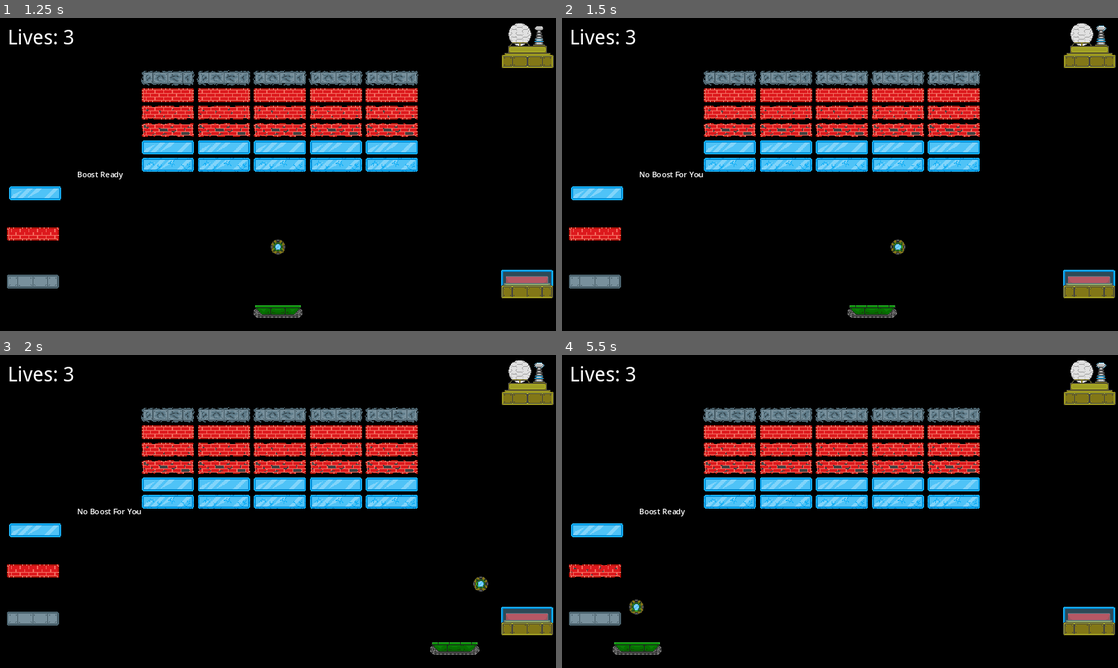
Above: before the commit, frames 1-4 (two rows, left to right).
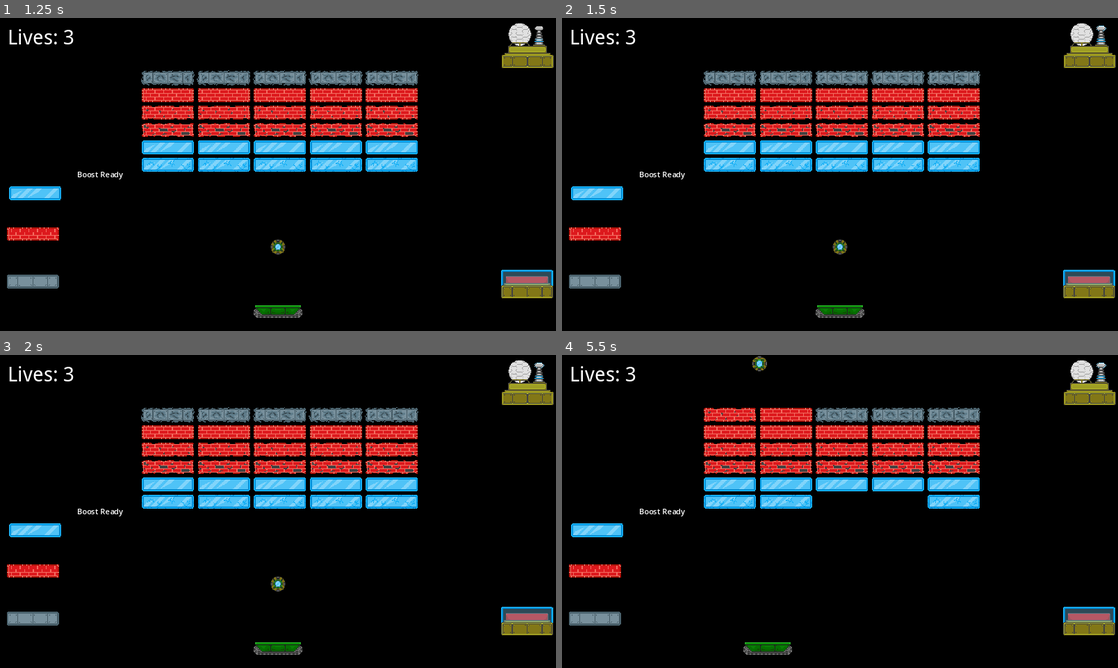
Above: after the commit, the same moments.

Repository: SpiceTower/PirateGameJam16
Game: Godot game, scene res://Scenes/main_menu.tscn
Two runs of this game, one before a commit and one after it. Both use one fixed random seed, a clock stepped at 60 frames per second and the inputs below.
Inputs:
- Up to frame 1 (1.25 s): click "Start Game" at 0.5 s
- Up to frame 2 (1.5 s): tap Enter at 1.25 s; hold Right (Right) from 1.28 s (still down); hold Space (Start) from 1.28 s (still down)
- Up to frame 3 (2 s): keep holding Right (Right); keep holding Space (Start)
- Up to frame 4 (5.5 s): release Right (Right) at 2.03 s; release Space (Start) at 2.03 s; hold S (Down) 2.03-2.78 s; tap Space (Start) at 2.1, 3.6, 5.1 s; hold Right (Right) 2.78-3.53 s; hold Space (Start) 2.78-3.53 s; hold Up (Up) 3.53-4.28 s; hold Space (Start) 4.28-5.03 s; hold Left (Left) from 4.28 s (still down)

Frame 1 is identical in both runs. In frame 2, 0.9% of the frame differs, in the area x 14-62%, y 49-96%; in frame 3, 1.0%; in frame 4, 2.6%, in the area x 1-66%, y 0-96%.

Commit message:
Music for level 1 added
Changed tolerance for the horizontal difference between the ball and the paddle (needs testing for paddle speed and winnability)

Set minimum velocity for the ball

Player locked out of control for music intro, ball starts in random direction after intro

Diff:
--- /dev/null
+++ b/Scenes/level_music.gd
@@ -0,0 +1,15 @@
+extends AudioStreamPlayer
+
+func _on_b_411_life_start():
+	stop()
+	play()
+
+
+
+# Called when the node enters the scene tree for the first time.
+#func _ready():
+
+
+# Called every frame. 'delta' is the elapsed time since the previous frame.
+#func _process(delta: float) -> void:
+#	pass
--- /dev/null
+++ b/Scenes/lv_1_music_player.gd
@@ -0,0 +1,11 @@
+extends AudioStreamPlayer2D
+
+
+# Called when the node enters the scene tree for the first time.
+func _ready() -> void:
+	pass # Replace with function body.
+
+
+# Called every frame. 'delta' is the elapsed time since the previous frame.
+func _process(delta: float) -> void:
+	pass
--- a/Scenes/main.tscn
+++ b/Scenes/main.tscn
@@ -12,6 +12,8 @@
 [ext_resource type="PackedScene" uid="uid://cvm3xjlg1v6la" path="res://Scenes/button_brick.tscn" id="9_wnrq1"]
 [ext_resource type="PackedScene" uid="uid://bk3jfvb1lrasx" path="res://Scenes/glass_brick.tscn" id="11_t758k"]
 [ext_resource type="PackedScene" uid="uid://bav7cqu6xjtn0" path="res://Scenes/Military_Brick.tscn" id="12_q3del"]
+[ext_resource type="AudioStream" uid="uid://c3o80jq7s3x4q" path="res://Sound/Level 1 (pre-final draft).mp3" id="13_ujqt5"]
+[ext_resource type="Script" path="res://Scenes/level_music.gd" id="14_p5f26"]
 
 [node name="Main" type="Node"]
 
@@ -72,3 +74,11 @@
 
 [node name="Military Brick" parent="." instance=ExtResource("12_q3del")]
 position = Vector2(517, -234)
+
+[node name="LevelMusic" type="AudioStreamPlayer" parent="."]
+stream = ExtResource("13_ujqt5")
+volume_db = -12.0
+parameters/looping = true
+script = ExtResource("14_p5f26")
+
+[connection signal="life_start" from="B411" to="LevelMusic" method="_on_b_411_life_start"]
--- a/Scripts/B411.gd
+++ b/Scripts/B411.gd
@@ -2,9 +2,11 @@
 
 class_name Ball
 
+signal life_start #resets music
 signal life_lost #connected to the death_zone node
 
-const VELOCITY_LIMIT = 40 #The upper bound for speed for the ball
+const VELOCITY_MIN = 10 #The lower bound for the speed of the ball
+const VELOCITY_MAX = 40 #The upper bound for speed of the ball
 
 @export var ball_speed = 20
 @export var lives = 3
@@ -16,6 +18,7 @@
 var last_collider_id
 var start_postion: Vector2
 var boost_ready : bool = true
+var player_control : bool = false
 
 @onready var collision_shape_2d = $CollisionShape2D
 @onready var animated_sprite_2d = $AnimatedSprite2D
@@ -26,6 +29,7 @@
 	start_postion = position
 	death_zone.life_lost.connect(on_life_lost)
 	animated_sprite_2d.play("default")
+	reset_ball()
 
 func _physics_process(delta: float) -> void: #manages all movement of the ball, currently can only be connected to a single kind of brick (BrickBrick)
 	ui.set_boost(boost_ready)
@@ -45,37 +49,48 @@
 
 #attempting to add player input to effect the ball
 func _input(event):
+	if player_control == false:
+		return
 	if Input.is_action_just_pressed("Up") and boost_ready == true:
 		boost_ready = false
 		$Timer.start()
 		animated_sprite_2d.play("Up")
 		velocity = velocity + (Vector2(0,-1) * boost)
+		min_velocity_check()
 	elif Input.is_action_just_pressed("Down") and boost_ready == true:
 		boost_ready = false
 		$Timer.start()
 		animated_sprite_2d.play("Down")
 		velocity = velocity + (Vector2(0,1) * boost)
+		min_velocity_check()
 	elif Input.is_action_just_pressed("Right") and boost_ready == true:
 		boost_ready = false
 		$Timer.start()
 		animated_sprite_2d.play("Right")
 		velocity = velocity + (Vector2(1,0) * boost)
+		min_velocity_check()
 	elif Input.is_action_just_pressed("Left") and boost_ready == true:
 		boost_ready = false
 		$Timer.start()
 		animated_sprite_2d.play("Left")
 		velocity = velocity + (Vector2(-1,0) * boost)
+		min_velocity_check()
 	else:
 		animated_sprite_2d.play("default")
 		return
 
+#requires ball to move at a minimum velocity
+func min_velocity_check():
+	if velocity.length() < VELOCITY_MIN:
+		velocity = velocity.normalized() * VELOCITY_MIN
+	print(velocity.length())
 
 # randomized the starting direction of the ball. Not sure if this is how we want to start levels but is a simple default
-func start_ball():
-	position = start_postion
-	randomize()
+#func start_ball():
+	#position = start_postion
+	#randomize()
 
-	velocity = Vector2(randf_range(-1, 1), randf_range(-.1, -1)).normalized() * ball_speed
+	#velocity = Vector2(randf_range(-1, 1), randf_range(-.1, -1)).normalized() * ball_speed
 
 func on_life_lost():
 	lives -= 1
@@ -83,13 +98,20 @@
 		ui.game_over()
 	else:
 		life_lost.emit()
+		ui.set_lives(lives)
 		reset_ball()
-		ui.set_lives(lives)
 
-#after the ball is lost, this is will reset the ball to the spawn position. If we change the default we will need to consider this too
+#ran at level start and after death. resets ball position, resets music,
+#shoots ball in random direction
 func reset_ball():
+	player_control = false
 	position = start_postion
 	velocity = Vector2.ZERO
+	life_start.emit()
+	await get_tree().create_timer(2.0).timeout
+	velocity = Vector2(randf_range(-1, 1), randf_range(-.1, -1)).normalized() * ball_speed
+	player_control = true
+
 
 # This obnoxious bit of code is to create variation in the ball bounces. It speeds up the ball when it hits bricks/paddle and makes the bounce direction
 #- contingent on where the ball hits the paddle or brick. Good to have, stupid to look at.
@@ -123,8 +145,8 @@
 
 	var speed_multiplier = speed_up_factor if collider is Paddle else 1
 
-	velocity = (new_velocity * speed_multiplier).limit_length(VELOCITY_LIMIT)
-
+	velocity = (new_velocity * speed_multiplier).limit_length(VELOCITY_MAX)
+	min_velocity_check()
 
 func _on_timer_timeout():
 	boost_ready = true # Replace with function body.
--- a/Scripts/paddle.gd
+++ b/Scripts/paddle.gd
@@ -4,10 +4,10 @@
 
 var direction = Vector2.ZERO
 var camera_rect: Rect2
-var half_paddle_width: float
+var ball_paddle_diff_tolerance: float
 var is_ball_started = false
 
-@export var speed = 1000
+@export var speed = 900
 @export var camera: Camera2D
 
 @onready var ball = $"../B411" as Ball
@@ -18,9 +18,9 @@
 
 
 func _ready():
-	ball.life_lost.connect(on_ball_lost)
+	#ball.life_lost.connect(on_ball_lost)
 	camera_rect = camera.get_viewport_rect()
-	half_paddle_width = collision_shape_2d.shape.get_rect().size.x / 2
+	ball_paddle_diff_tolerance = collision_shape_2d.shape.get_rect().size.x / 4
 
 func _physics_process(delta):
 	linear_velocity = speed * direction
@@ -36,24 +36,24 @@
 	var camera_start_x = camera.position.x - camera_rect.size.x / 2
 	var camera_end_x = camera_start_x + camera_rect.size.x
 
-	if global_position.x - half_paddle_width < camera_start_x:
-		global_position.x = camera_start_x + half_paddle_width
-	elif global_position.x + half_paddle_width > camera_end_x:
-		global_position.x = camera_end_x - half_paddle_width
+	if global_position.x - ball_paddle_diff_tolerance < camera_start_x:
+		global_position.x = camera_start_x + ball_paddle_diff_tolerance
+	elif global_position.x + ball_paddle_diff_tolerance > camera_end_x:
+		global_position.x = camera_end_x - ball_paddle_diff_tolerance
 
 	#attempt to creat an auto paddle
 
 	var ball_position = ball.global_position.x
 	var paddle_position = global_position.x
 
-	if paddle_position - ball_position < -half_paddle_width:
+	if paddle_position - ball_position < -ball_paddle_diff_tolerance:
 		direction = Vector2.RIGHT
-	elif paddle_position - ball_position > half_paddle_width:
+	elif paddle_position - ball_position > ball_paddle_diff_tolerance:
 		direction = Vector2.LEFT
 	else:
 		direction = Vector2.ZERO
 
-func _input(event):
+#func _input(event):
 #	if Input.is_action_pressed("Left"):
 #		direction = Vector2.LEFT
 #	elif Input.is_action_pressed("Right"):
@@ -64,13 +64,14 @@
 		# this bit of code is what tells the ball to start moving when the game starts or resets.
 #	if direction != Vector2.ZERO && !is_ball_started:
 
-	if Input.is_action_pressed("Start") and ball.velocity == Vector2.ZERO:
-		ball.start_ball()
-		is_ball_started = true
+	#if Input.is_action_pressed("Start") and ball.velocity == Vector2.ZERO:
+		#ball.start_ball()
+		#is_ball_started = true
+		#print("start")
 
-func on_ball_lost():
-	is_ball_started = false
-	direction = Vector2.ZERO
+#func on_ball_lost():
+	#is_ball_started = false
+	#direction = Vector2.ZERO
 
 func get_width():
 	return collision_shape_2d.shape.get_rect().size.x
Not shown: 1 places in Scenes/main.tscn that only renumber resources
Not shown, added: Sound/Level 1 (pre-final draft).mp3.import
Not shown, added: Scenes/Level 1 (pre-final draft).flp
Not shown, added: Sound/Level 1 (pre-final draft).mp3
